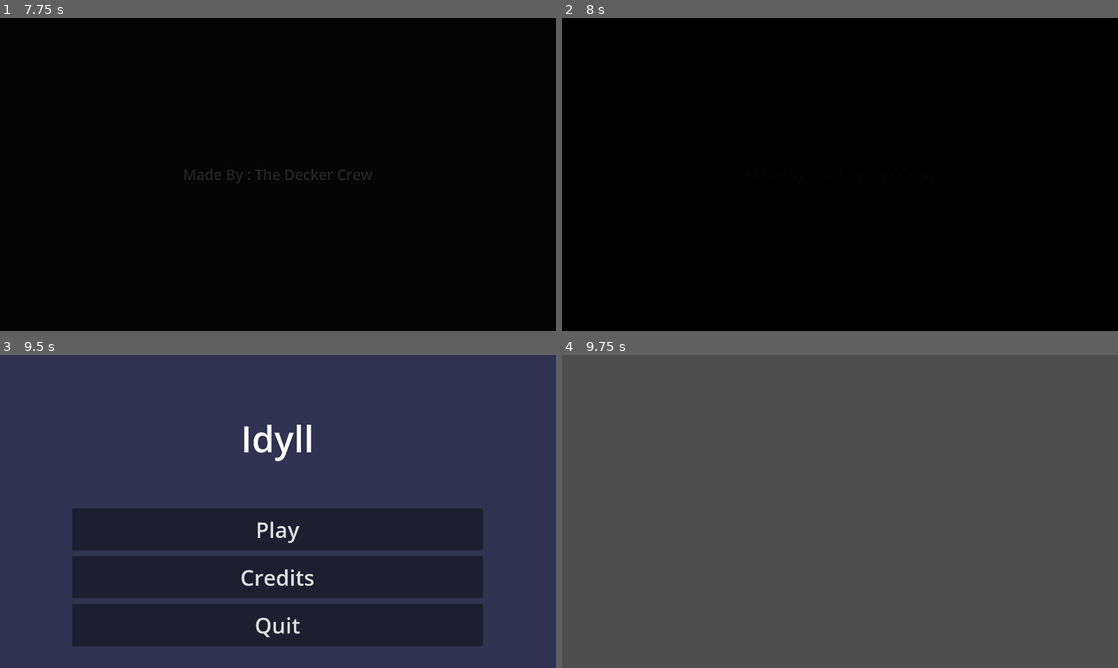
Above: before the commit, frames 1-4 (two rows, left to right).
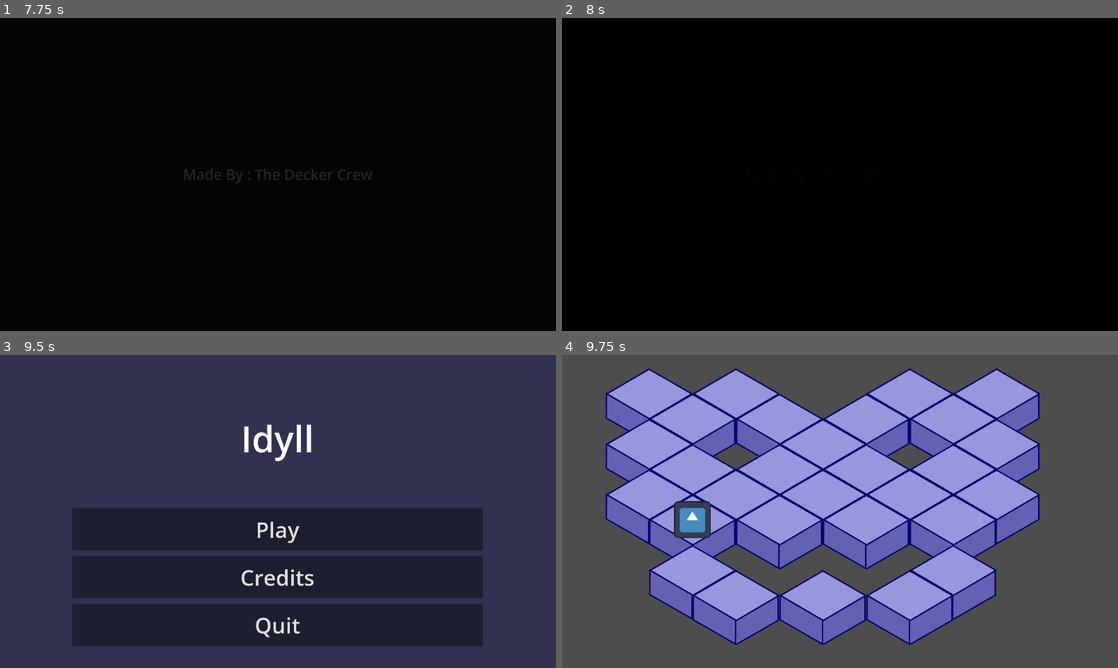
Above: after the commit, the same moments.

Repository: jusbreka3338/idyll
Game: Godot game, scene res://Start.tscn
The game is run twice, just before and just after one commit, with the same random seed, the same clock (stepped at 60 frames per second) and the same inputs. The project has no main scene, so this scene is started directly. The engine's default icon, where the game draws it, is replaced by a stand-in: a white triangle on a blue panel in a dark square.
Inputs:
- Up to frame 1 (7.75 s): tap Enter at 0.5, 4.25, 5.75 s; tap Space at 3.5, 5 s; tap Escape (escape, bound only after the commit) at 4.15 s
- Up to frame 2 (8 s): no input
- Up to frame 3 (9.5 s): tap Space at 8.75 s
- Up to frame 4 (9.75 s): click "Play" at 9.5 s

Frames 1-3 are identical in both runs. In frame 4, 51% of the frame differs, in the area x 7-86%, y 4-93%.

Commit message:
Ui pretty much done except for credits art really

Diff:
--- /dev/null
+++ b/ColorRect.gd
@@ -0,0 +1,11 @@
+extends ColorRect
+
+
+# Called when the node enters the scene tree for the first time.
+func _ready():
+	pass # Replace with function body.
+
+
+# Called every frame. 'delta' is the elapsed time since the previous frame.
+func _process(delta):
+	pass
--- a/Scenes/TestMap.tscn
+++ b/Scenes/TestMap.tscn
@@ -1,7 +1,8 @@
-[gd_scene load_steps=5 format=3 uid="uid://dwj4jacfnd3yk"]
+[gd_scene load_steps=6 format=3 uid="uid://dwj4jacfnd3yk"]
 
 [ext_resource type="Texture2D" uid="uid://im2jnku2yl65" path="res://Assets/TempTile.png" id="1_62ph2"]
 [ext_resource type="PackedScene" uid="uid://da0qxpfj2dunu" path="res://NPC.tscn" id="2_8f8c4"]
+[ext_resource type="PackedScene" uid="uid://yg5e47k0w4og" path="res://pause_menu.tscn" id="3_4lk15"]
 
 [sub_resource type="TileSetAtlasSource" id="TileSetAtlasSource_dxd0g"]
 texture = ExtResource("1_62ph2")
@@ -24,3 +25,14 @@
 
 [node name="NPC" parent="." instance=ExtResource("2_8f8c4")]
 position = Vector2(301, 134)
+
+[node name="CanvasLayer" type="CanvasLayer" parent="."]
+
+[node name="PauseMenu" parent="CanvasLayer" instance=ExtResource("3_4lk15")]
+anchors_preset = 8
+anchor_left = 0.5
+anchor_top = 0.5
+anchor_right = 0.5
+anchor_bottom = 0.5
+size_flags_horizontal = 4
+size_flags_vertical = 4
--- a/main_menu.gd
+++ b/main_menu.gd
@@ -5,7 +5,7 @@
 
 
 func _on_play_button_pressed():
-	get_tree().change_scene_to_file("res://node_2d.tscn")
+	get_tree().change_scene_to_file("res://Scenes/TestMap.tscn")
 
 
 func _on_credits_button_pressed():
--- /dev/null
+++ b/pause_menu.gd
@@ -0,0 +1,44 @@
+extends Control
+
+func _ready():
+	$AnimationPlayer.play("RESET")
+	hide()
+
+func resume():
+	get_tree().paused = false
+	$AnimationPlayer.play_backwards("blur")
+
+func pause():
+	get_tree().paused = true
+	$AnimationPlayer.play("blur")
+	show()
+
+func testEsc():
+	if Input.is_action_just_pressed("escape") and get_tree().paused == false:
+		pause()
+	elif Input.is_action_just_pressed("escape") and get_tree().paused == true:
+		resume()
+
+
+func _on_button_pressed():
+	resume()
+	hide()
+
+
+func _on_button_2_pressed():
+	resume()
+	get_tree().reload_current_scene()
+	hide()
+
+
+func _on_button_3_pressed():
+	resume()
+	get_tree().change_scene_to_file("res://main_menu.tscn")
+	hide()
+
+
+func _on_button_4_pressed():
+	get_tree().quit()
+
+func _process(delta):
+	testEsc()
--- /dev/null
+++ b/pause_menu.gdshader
@@ -0,0 +1,9 @@
+shader_type canvas_item;
+uniform sampler2D SCREEN_TEXTURE: hint_screen_texture, filter_linear_mipmap;
+
+uniform float lod: hint_range(0.0, 5) = 0.0;
+
+void fragment() {
+	vec4 color = texture(SCREEN_TEXTURE, SCREEN_UV, lod);
+	COLOR = color;
+}
--- /dev/null
+++ b/pause_menu.tscn
@@ -0,0 +1,184 @@
+[gd_scene load_steps=8 format=3 uid="uid://yg5e47k0w4og"]
+
+[ext_resource type="Script" path="res://pause_menu.gd" id="1_6srhu"]
+[ext_resource type="Shader" path="res://pause_menu.gdshader" id="1_x3fxc"]
+[ext_resource type="Script" path="res://ColorRect.gd" id="3_s58dw"]
+
+[sub_resource type="ShaderMaterial" id="ShaderMaterial_0l3my"]
+shader = ExtResource("1_x3fxc")
+shader_parameter/lod = 0.0
+
+[sub_resource type="Animation" id="Animation_oqe5p"]
+resource_name = "blur"
+length = 0.3
+tracks/0/type = "value"
+tracks/0/imported = false
+tracks/0/enabled = true
+tracks/0/path = NodePath("ColorRect:material:shader_parameter/lod")
+tracks/0/interp = 1
+tracks/0/loop_wrap = true
+tracks/0/keys = {
+"times": PackedFloat32Array(0, 0.3),
+"transitions": PackedFloat32Array(1, 1),
+"update": 0,
+"values": [0.0, 1.573]
+}
+tracks/1/type = "value"
+tracks/1/imported = false
+tracks/1/enabled = true
+tracks/1/path = NodePath("PanelContainer:modulate")
+tracks/1/interp = 1
+tracks/1/loop_wrap = true
+tracks/1/keys = {
+"times": PackedFloat32Array(0, 0.3),
+"transitions": PackedFloat32Array(1, 1),
+"update": 0,
+"values": [Color(1, 1, 1, 0), Color(1, 1, 1, 1)]
+}
+
+[sub_resource type="Animation" id="Animation_wjuw0"]
+length = 0.001
+tracks/0/type = "value"
+tracks/0/imported = false
+tracks/0/enabled = true
+tracks/0/path = NodePath("ColorRect:material:shader_parameter/lod")
+tracks/0/interp = 1
+tracks/0/loop_wrap = true
+tracks/0/keys = {
+"times": PackedFloat32Array(0),
+"transitions": PackedFloat32Array(1),
+"update": 0,
+"values": [0.0]
+}
+tracks/1/type = "value"
+tracks/1/imported = false
+tracks/1/enabled = true
+tracks/1/path = NodePath("PanelContainer:modulate")
+tracks/1/interp = 1
+tracks/1/loop_wrap = true
+tracks/1/keys = {
+"times": PackedFloat32Array(0),
+"transitions": PackedFloat32Array(1),
+"update": 0,
+"values": [Color(1, 1, 1, 0)]
+}
+
+[sub_resource type="AnimationLibrary" id="AnimationLibrary_nclb4"]
+_data = {
+"RESET": SubResource("Animation_wjuw0"),
+"blur": SubResource("Animation_oqe5p")
+}
+
+[node name="PauseMenu" type="Control"]
+process_mode = 3
+layout_mode = 3
+anchors_preset = 15
+anchor_right = 1.0
+anchor_bottom = 1.0
+grow_horizontal = 2
+grow_vertical = 2
+script = ExtResource("1_6srhu")
+
+[node name="ColorRect" type="ColorRect" parent="."]
+material = SubResource("ShaderMaterial_0l3my")
+layout_mode = 1
+anchors_preset = 15
+anchor_right = 1.0
+anchor_bottom = 1.0
+grow_horizontal = 2
+grow_vertical = 2
+script = ExtResource("3_s58dw")
+
+[node name="PanelContainer" type="PanelContainer" parent="."]
+modulate = Color(1, 1, 1, 0)
+layout_mode = 1
+anchors_preset = 8
+anchor_left = 0.5
+anchor_top = 0.5
+anchor_right = 0.5
+anchor_bottom = 0.5
+offset_left = -450.0
+offset_top = -500.0
+offset_right = 450.0
+offset_bottom = 500.0
+grow_horizontal = 2
+grow_vertical = 2
+
+[node name="MarginContainer" type="MarginContainer" parent="PanelContainer"]
+layout_mode = 2
+theme_override_constants/margin_left = 50
+theme_override_constants/margin_top = 25
+theme_override_constants/margin_right = 50
+theme_override_constants/margin_bottom = 25
+
+[node name="VBoxContainer2" type="VBoxContainer" parent="PanelContainer/MarginContainer"]
+layout_mode = 2
+theme_override_constants/separation = 25
+
+[node name="Label" type="Label" parent="PanelContainer/MarginContainer/VBoxContainer2"]
+layout_mode = 2
+theme_override_colors/font_color = Color(0.415686, 0.329412, 1, 1)
+theme_override_font_sizes/font_size = 100
+text = "Paused"
+horizontal_alignment = 1
+vertical_alignment = 1
+
+[node name="ColorRect" type="ColorRect" parent="PanelContainer/MarginContainer/VBoxContainer2/Label"]
+show_behind_parent = true
+layout_mode = 1
+anchors_preset = 15
+anchor_right = 1.0
+anchor_bottom = 1.0
+grow_horizontal = 2
+grow_vertical = 2
+color = Color(0, 0, 0, 0.607843)
+
+[node name="MarginContainer" type="MarginContainer" parent="PanelContainer/MarginContainer/VBoxContainer2"]
+layout_mode = 2
+size_flags_vertical = 3
+theme_override_constants/margin_left = 100
+theme_override_constants/margin_right = 100
+theme_override_constants/margin_bottom = 75
+
+[node name="VBoxContainer" type="VBoxContainer" parent="PanelContainer/MarginContainer/VBoxContainer2/MarginContainer"]
+layout_mode = 2
+size_flags_vertical = 3
+theme_override_constants/separation = 50
+alignment = 1
+
+[node name="Button" type="Button" parent="PanelContainer/MarginContainer/VBoxContainer2/MarginContainer/VBoxContainer"]
+layout_mode = 2
+size_flags_vertical = 3
+theme_override_font_sizes/font_size = 50
+text = "Resume
+"
+
+[node name="Button2" type="Button" parent="PanelContainer/MarginContainer/VBoxContainer2/MarginContainer/VBoxContainer"]
+layout_mode = 2
+size_flags_vertical = 3
+theme_override_font_sizes/font_size = 50
+text = "Restart
+"
+
+[node name="Button3" type="Button" parent="PanelContainer/MarginContainer/VBoxContainer2/MarginContainer/VBoxContainer"]
+layout_mode = 2
+size_flags_vertical = 3
+theme_override_font_sizes/font_size = 50
+text = "Back To Main Menu
+"
+
+[node name="Button4" type="Button" parent="PanelContainer/MarginContainer/VBoxContainer2/MarginContainer/VBoxContainer"]
+layout_mode = 2
+size_flags_vertical = 3
+theme_override_font_sizes/font_size = 50
+text = "Quit"
+
+[node name="AnimationPlayer" type="AnimationPlayer" parent="."]
+libraries = {
+"": SubResource("AnimationLibrary_nclb4")
+}
+
+[connection signal="pressed" from="PanelContainer/MarginContainer/VBoxContainer2/MarginContainer/VBoxContainer/Button" to="." method="_on_button_pressed"]
+[connection signal="pressed" from="PanelContainer/MarginContainer/VBoxContainer2/MarginContainer/VBoxContainer/Button2" to="." method="_on_button_2_pressed"]
+[connection signal="pressed" from="PanelContainer/MarginContainer/VBoxContainer2/MarginContainer/VBoxContainer/Button3" to="." method="_on_button_3_pressed"]
+[connection signal="pressed" from="PanelContainer/MarginContainer/VBoxContainer2/MarginContainer/VBoxContainer/Button4" to="." method="_on_button_4_pressed"]
--- a/project.godot
+++ b/project.godot
@@ -20,6 +20,14 @@
 window/size/viewport_height=1080
 window/stretch/mode="viewport"
 
+[input]
+
+escape={
+"deadzone": 0.5,
+"events": [Object(InputEventKey,"resource_local_to_scene":false,"resource_name":"","device":-1,"window_id":0,"alt_pressed":false,"shift_pressed":false,"ctrl_pressed":false,"meta_pressed":false,"pressed":false,"keycode":0,"physical_keycode":4194305,"key_label":0,"unicode":0,"echo":false,"script":null)
+]
+}
+
 [rendering]
 
 renderer/rendering_method="mobile"
